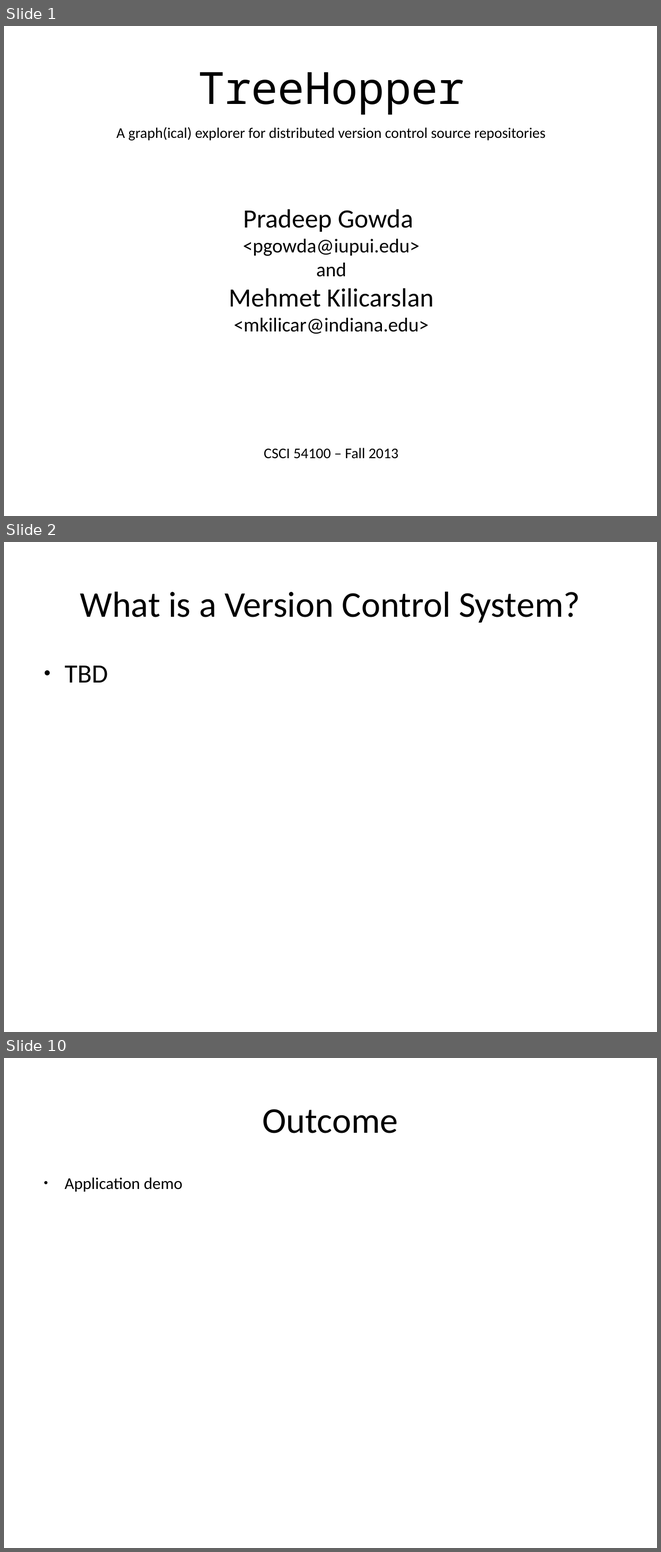
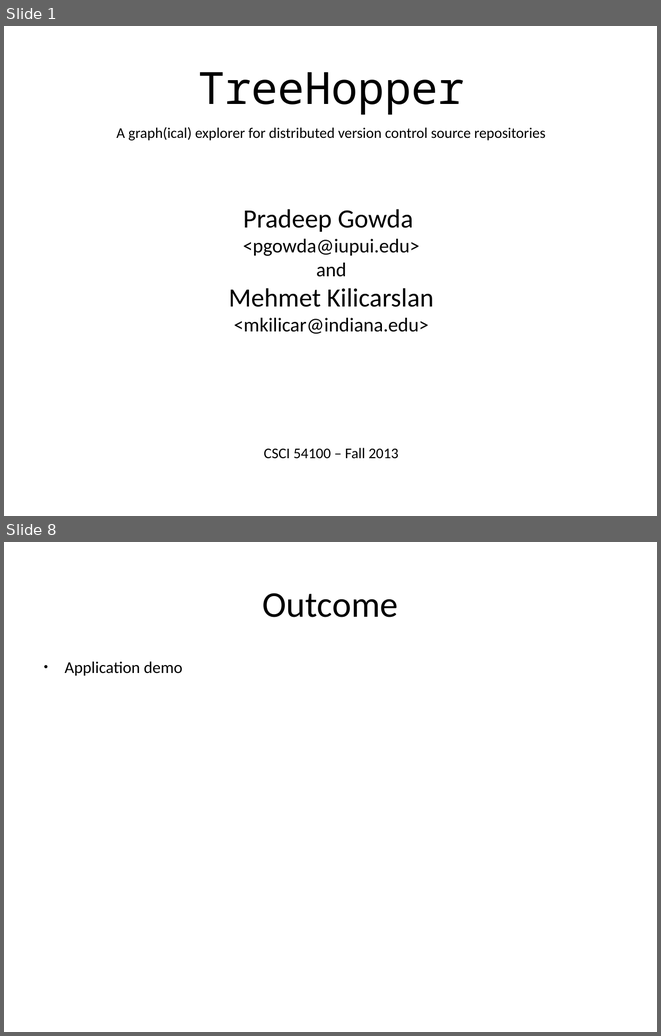
Before and after one commit to btbytes/treehopper, a slide deck: presentation/treehopper.odp. Shown one above the other, each under a label of ours: slides 1, 2 and 10 before the commit, slides 1 and 8 after it; the slides between them are not shown. The pictures are 661x1552 and 661x1036 pixels, drawn with LibreOffice and Linux fonts; fonts in the diff are those of the drawing. Boxes give left, top, right and bottom in pixels: in the first picture for what was removed or moved away, otherwise in the second. Text is boxed around its words. In the diff, an @@ line names an element or a change of style, - is before the commit and + after.

```diff
--- a/presentation/treehopper.odp
+++ b/presentation/treehopper.odp
@@ slide 2 removed at <box>4,542,657,1032</box>, background #FFFFFF @@
@@ title removed at <box>80,591,580,623</box> @@
-What is a Version Control System?
@@ text removed at <box>64,665,108,682</box> @@
-● TBD
@@ what was slide 10 is now slide 8 @@
```
Also in this commit, not shown: 3 slides changed, 4 slides added, 7 other slides removed, 2 other files.
